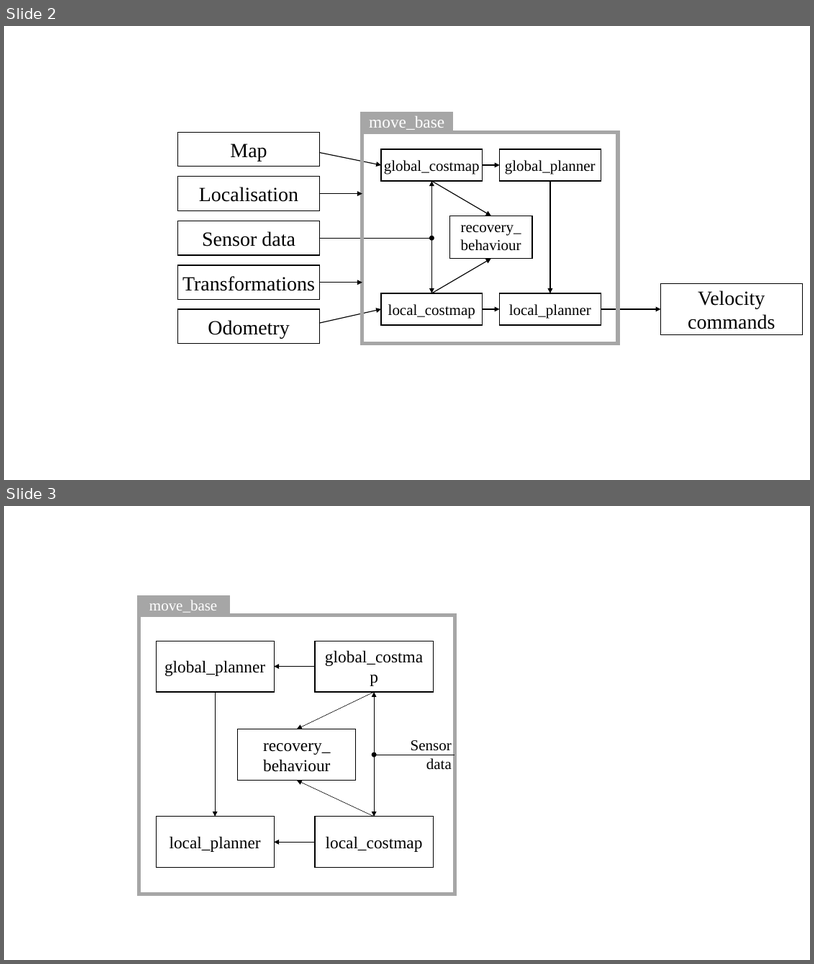
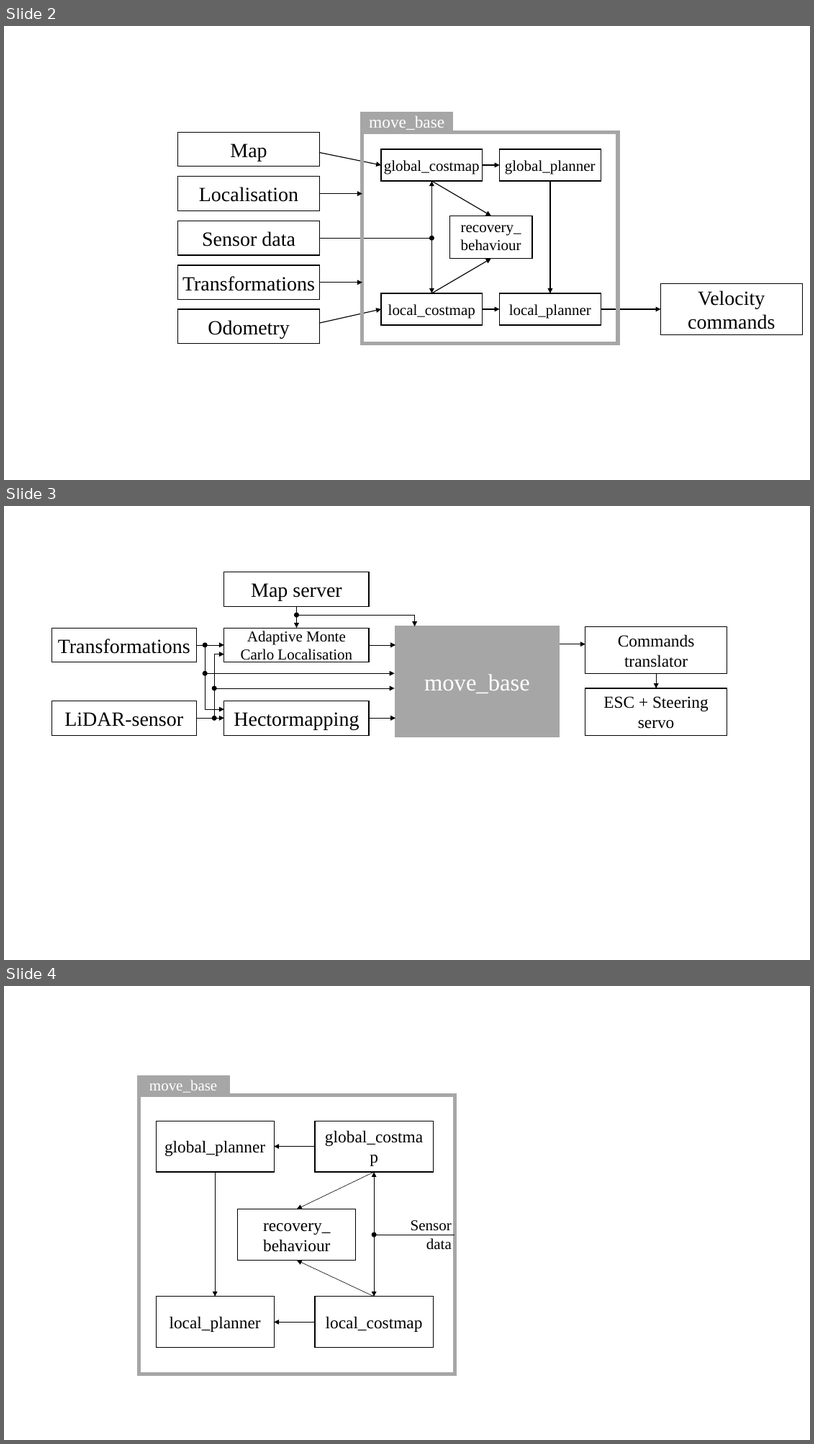
Before and after one commit to jensdehoog95/MAP2017, a slide deck: Paper/Metadata/Navstack.pptx. Shown one above the other, each under a label of ours: slides 2 and 3 before the commit, slides 2, 3 and 4 after it. The pictures are 814x964 and 814x1444 pixels, drawn with LibreOffice and Linux fonts; fonts in the diff are those of the drawing. Boxes give left, top, right and bottom in pixels: in the first picture for what was removed or moved away, otherwise in the second. Text is boxed around its words. In the diff, an @@ line names an element or a change of style, - is before the commit and + after.

```diff
--- a/Paper/Metadata/Navstack.pptx
+++ b/Paper/Metadata/Navstack.pptx
@@ slide 3 added at (4,506,810,960), background #FFFFFF @@
@@ group added at (52,572,728,735): 13 arrows, 8 rectangles, 2 double arrows @@
+Map server
+Adaptive Monte
+Carlo Localisation
+LiDAR-sensor
+Transformations
+Commands translator
+Hectormapping
+move_base
+ESC + Steering servo
@@ what was slide 3 is now slide 4 @@
```
Also in this commit, not shown: 1 slide changed, 2 other slides added, 1 slide removed, 10 other files.
